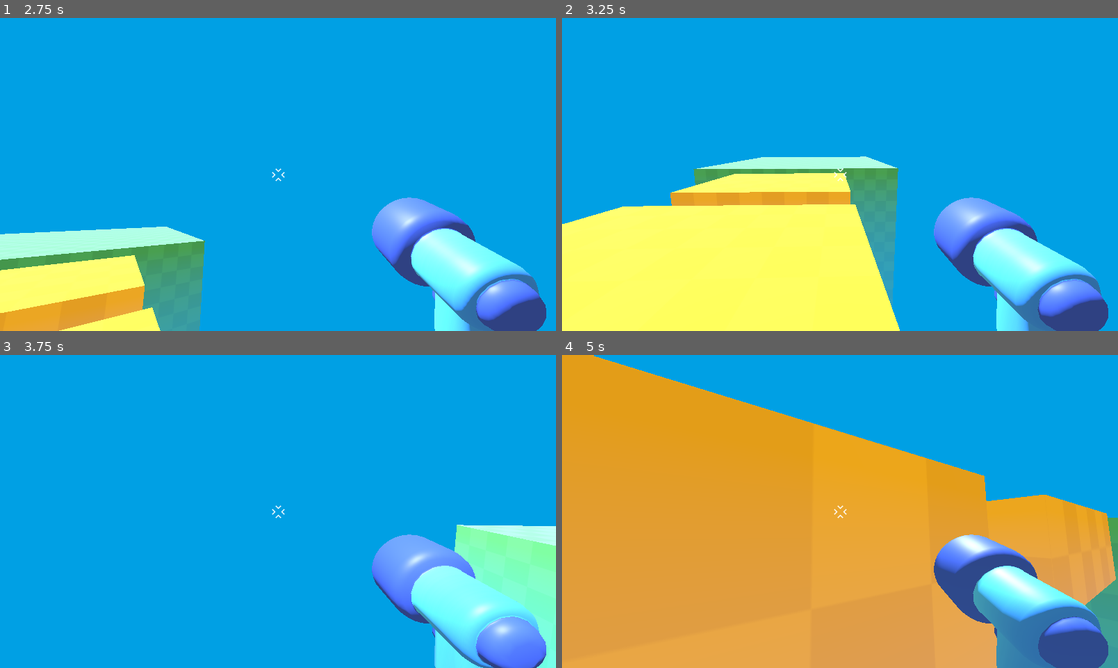
Above: before the commit, frames 1-4 (two rows, left to right).
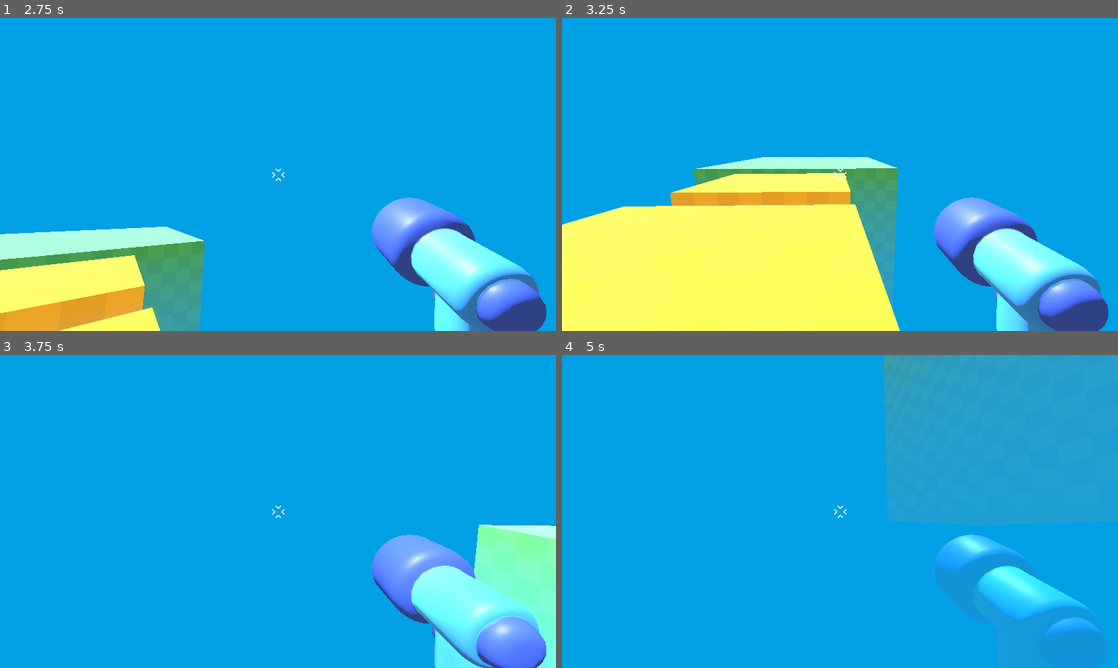
Above: after the commit, the same moments.

Repository: johnf008/Real3DGame
Game: Godot game, scene res://level/temporary_level.tscn
The game is run twice, just before and just after one commit, with the same random seed, the same clock (stepped at 60 frames per second) and the same inputs. Before the commit the project has no main scene; this scene is started directly in both runs.
Inputs (mouse positions are in pixels of both pictures, inside the frame that each line leads up to):
- Up to frame 1 (2.75 s): tap Enter at 0.5 s; move the mouse to (305, 174) at 0.52 s; hold W (move_forward) from 0.53 s (still down); tap Space (jump) at 0.77, 1.52 s; move the mouse to (250, 174) at 1.27 s; move the mouse to (289, 168) at 2.02 s
- Up to frame 2 (3.25 s): keep holding W (move_forward); move the mouse to (834, 180) at 2.77 s; tap Space (jump) at 3.02 s
- Up to frame 3 (3.75 s): keep holding W (move_forward); move the mouse to (316, 514) at 3.52 s
- Up to frame 4 (5 s): keep holding W (move_forward); tap Space (jump) at 3.77, 4.52 s; move the mouse to (795, 508) at 4.27 s

Frame 1 is identical in both runs. In frame 2, less than 0.1% of the frame differs, in the area x 0-61%, y 44-99%; in frame 3, 0.7%; in frame 4, 92%, in the area x 0-100%, y 0-100%.

Commit message:
I FORGOT TO COMITT FOR HOUR 2 BUT WITHIN MY HOUR 2 I MADE THE Level
I'm so sorry i forgot to comitt in hour 2, but pretty much from hour 2-3 i just focussed on designing the level scene. Now I'm working on firing the gun

Diff:
--- /dev/null
+++ b/Game.tscn
@@ -0,0 +1,130 @@
+[gd_scene load_steps=5 format=3 uid="uid://73nqhhcxo1bv"]
+
+[ext_resource type="Material" uid="uid://2a5sblvo4b8n" path="res://level/mainplatform.tres" id="1_u44n3"]
+[ext_resource type="PackedScene" uid="uid://r43135uudm8s" path="res://player/player.tscn" id="1_wbfu4"]
+[ext_resource type="Material" uid="uid://c0s84bplyi1qs" path="res://level/platform.tres" id="2_u44n3"]
+
+[sub_resource type="Environment" id="Environment_wbfu4"]
+background_mode = 1
+background_color = Color(0.0134248, 0.631865, 1, 1)
+ambient_light_source = 2
+ambient_light_color = Color(0.444086, 0.827813, 0.600277, 1)
+tonemap_mode = 2
+tonemap_exposure = 0.5
+fog_enabled = true
+fog_light_color = Color(0.298335, 0.65247, 0.969602, 1)
+fog_density = 0.0048
+fog_height = 0.15
+fog_height_density = 0.1
+
+[node name="Game" type="Node3D"]
+
+[node name="CSGBox3D" type="CSGBox3D" parent="."]
+transform = Transform3D(1, 0, 0, 0, 1, 0, 0, 0, 1, 0, -5, 0)
+use_collision = true
+size = Vector3(10, 10, 10)
+material = ExtResource("1_u44n3")
+
+[node name="CSGBox3D2" type="CSGBox3D" parent="."]
+transform = Transform3D(-4.37114e-08, 0, -1, 0, 1, 0, 1, 0, -4.37114e-08, 17, -5, 0)
+use_collision = true
+size = Vector3(17, 10, 10)
+material = ExtResource("1_u44n3")
+
+[node name="CSGBox3D5" type="CSGBox3D" parent="."]
+transform = Transform3D(-4.37114e-08, 0, -1, 0, 1, 0, 1, 0, -4.37114e-08, -17, -5, 0)
+use_collision = true
+size = Vector3(17, 10, 10)
+material = ExtResource("1_u44n3")
+
+[node name="CSGBox3D3" type="CSGBox3D" parent="."]
+transform = Transform3D(1, 0, 0, 0, 1, 0, 0, 0, 1, 0, -5, -17)
+use_collision = true
+size = Vector3(17, 10, 10)
+material = ExtResource("1_u44n3")
+
+[node name="CSGBox3D4" type="CSGBox3D" parent="."]
+transform = Transform3D(1, 0, 0, 0, 1, 0, 0, 0, 1, 0, -5, 17)
+use_collision = true
+size = Vector3(17, 10, 10)
+material = ExtResource("1_u44n3")
+
+[node name="CSGBox3D6" type="CSGBox3D" parent="."]
+transform = Transform3D(1, 0, 0, 0, 1, 0, 0, 0, 1, 20.5, 2.5, 14)
+use_collision = true
+size = Vector3(5, 1, 5)
+material = ExtResource("2_u44n3")
+
+[node name="CSGBox3D12" type="CSGBox3D" parent="."]
+transform = Transform3D(1, 0, 0, 0, 1, 0, 0, 0, 1, 20.5, 2.5, -13)
+use_collision = true
+size = Vector3(5, 1, 5)
+material = ExtResource("2_u44n3")
+
+[node name="CSGBox3D8" type="CSGBox3D" parent="."]
+transform = Transform3D(1, 0, 0, 0, 1, 0, 0, 0, 1, -19.5, 2.5, 14)
+use_collision = true
+size = Vector3(5, 1, 5)
+material = ExtResource("2_u44n3")
+
+[node name="CSGBox3D10" type="CSGBox3D" parent="."]
+transform = Transform3D(1, 0, 0, 0, 1, 0, 0, 0, 1, -19.5, 2.5, -13)
+use_collision = true
+size = Vector3(5, 1, 5)
+material = ExtResource("2_u44n3")
+
+[node name="CSGBox3D7" type="CSGBox3D" parent="."]
+transform = Transform3D(1, 0, 0, 0, 1, 0, 0, 0, 1, 13.5, 2.5, 19)
+use_collision = true
+size = Vector3(5, 1, 5)
+material = ExtResource("2_u44n3")
+
+[node name="CSGBox3D13" type="CSGBox3D" parent="."]
+transform = Transform3D(1, 0, 0, 0, 1, 0, 0, 0, 1, 13.5, 2.5, -18)
+use_collision = true
+size = Vector3(5, 1, 5)
+material = ExtResource("2_u44n3")
+
+[node name="CSGBox3D14" type="CSGBox3D" parent="."]
+transform = Transform3D(1, 0, 0, 0, 1, 0, 0, 0, 1, 0.000923157, -0.5, -8.49738)
+use_collision = true
+size = Vector3(2, 1, 6.99939)
+material = ExtResource("2_u44n3")
+
+[node name="CSGBox3D15" type="CSGBox3D" parent="."]
+transform = Transform3D(1, 0, 0, 0, 1, 0, 0, 0, 1, 0.000923157, -0.5, 8.5103)
+use_collision = true
+size = Vector3(2, 1, 6.99939)
+material = ExtResource("2_u44n3")
+
+[node name="CSGBox3D17" type="CSGBox3D" parent="."]
+transform = Transform3D(-4.37114e-08, 0, 1, 0, 1, 0, -1, 0, -4.37114e-08, 8.50094, -0.5, -0.00552654)
+use_collision = true
+size = Vector3(2, 1, 6.99939)
+material = ExtResource("2_u44n3")
+
+[node name="CSGBox3D18" type="CSGBox3D" parent="."]
+transform = Transform3D(-4.37114e-08, 0, 1, 0, 1, 0, -1, 0, -4.37114e-08, -8.50125, -0.5, -0.00552654)
+use_collision = true
+size = Vector3(2, 1, 6.99939)
+material = ExtResource("2_u44n3")
+
+[node name="CSGBox3D9" type="CSGBox3D" parent="."]
+transform = Transform3D(1, 0, 0, 0, 1, 0, 0, 0, 1, -13.5, 2.5, 19)
+use_collision = true
+size = Vector3(5, 1, 5)
+material = ExtResource("2_u44n3")
+
+[node name="CSGBox3D11" type="CSGBox3D" parent="."]
+transform = Transform3D(1, 0, 0, 0, 1, 0, 0, 0, 1, -13.5, 2.5, -19)
+use_collision = true
+size = Vector3(5, 1, 5)
+material = ExtResource("2_u44n3")
+
+[node name="Player" parent="." instance=ExtResource("1_wbfu4")]
+
+[node name="DirectionalLight3D" type="DirectionalLight3D" parent="."]
+transform = Transform3D(1, 0, 0, 0, -0.707107, 0.707107, 0, -0.707107, -0.707107, 0, 5, -6)
+
+[node name="WorldEnvironment" type="WorldEnvironment" parent="."]
+environment = SubResource("Environment_wbfu4")
--- /dev/null
+++ b/level/mainplatform.tres
@@ -0,0 +1,8 @@
+[gd_resource type="StandardMaterial3D" load_steps=2 format=3 uid="uid://2a5sblvo4b8n"]
+
+[ext_resource type="Texture2D" uid="uid://6kebcy8fvern" path="res://level/checkboard.png" id="1_3pksv"]
+
+[resource]
+albedo_color = Color(0, 0.652028, 0.105915, 1)
+albedo_texture = ExtResource("1_3pksv")
+uv1_triplanar = true
--- /dev/null
+++ b/level/platform.tres
@@ -0,0 +1,8 @@
+[gd_resource type="StandardMaterial3D" load_steps=2 format=3 uid="uid://c0s84bplyi1qs"]
+
+[ext_resource type="Texture2D" uid="uid://6kebcy8fvern" path="res://level/checkboard.png" id="1_v070j"]
+
+[resource]
+albedo_color = Color(0.871266, 0.343971, 0.494642, 1)
+albedo_texture = ExtResource("1_v070j")
+uv1_triplanar = true
--- a/node_3d.tscn
+++ b/node_3d.tscn
@@ -1,3 +1,3 @@
 [gd_scene format=3 uid="uid://bwte3p2koamoa"]
 
-[node name="Node3D" type="Node3D"]
+[node name="Game" type="Node3D"]
--- /dev/null
+++ b/player/bullet_3d.gd
@@ -0,0 +1,12 @@
+extends Area3D
+
+const SPEED = 3.0
+const RANGE = 40.0
+
+var travelled_distance = 0.0
+
+func _physics_process(delta):
+	position += -transform.basis.z * SPEED * delta
+	travelled_distance += SPEED * delta
+	if travelled_distance >= RANGE:
+		queue_free()
--- /dev/null
+++ b/player/bullet_3d.tscn
@@ -0,0 +1,16 @@
+[gd_scene load_steps=4 format=3 uid="uid://d10eirsawe8po"]
+
+[ext_resource type="Script" uid="uid://x5j5vlyegilg" path="res://player/bullet_3d.gd" id="1_hgguu"]
+[ext_resource type="PackedScene" uid="uid://b2h82vvj6svwc" path="res://player/projectile/projectile_3d.tscn" id="1_kixxk"]
+
+[sub_resource type="SphereShape3D" id="SphereShape3D_hgguu"]
+radius = 0.0655358
+
+[node name="Bullet3D" type="Area3D"]
+script = ExtResource("1_hgguu")
+
+[node name="CollisionShape3D" type="CollisionShape3D" parent="."]
+shape = SubResource("SphereShape3D_hgguu")
+
+[node name="Projectile3D" parent="." instance=ExtResource("1_kixxk")]
+transform = Transform3D(-0.0029565, 0, 0.199978, 0, 0.2, 0, -0.199978, 0, -0.0029565, 0, 0, 0)
--- a/player/player.tscn
+++ b/player/player.tscn
@@ -1,8 +1,9 @@
-[gd_scene load_steps=5 format=3 uid="uid://r43135uudm8s"]
+[gd_scene load_steps=6 format=3 uid="uid://r43135uudm8s"]
 
 [ext_resource type="PackedScene" uid="uid://ckljxyty6a5ym" path="res://player/simple_gun/gun_model.glb" id="1_oul6g"]
 [ext_resource type="Script" uid="uid://bupy5x0lyrleq" path="res://player/player.gd" id="1_rkbax"]
 [ext_resource type="Texture2D" uid="uid://cmqp1oekw7mns" path="res://player/reticle.png" id="3_g1dw6"]
+[ext_resource type="PackedScene" uid="uid://d10eirsawe8po" path="res://player/bullet_3d.tscn" id="3_yw30f"]
 
 [sub_resource type="CapsuleShape3D" id="CapsuleShape3D_kqu6x"]
 
@@ -20,6 +21,13 @@
 [node name="gun_model" parent="Camera3D" instance=ExtResource("1_oul6g")]
 transform = Transform3D(-0.284859, -0.000484184, 0.00245857, -3.77195e-09, 0.279501, 0.0550437, -0.00250581, 0.0550416, -0.279491, 0.329454, -0.176189, -0.391612)
 
+[node name="Marker3D" type="Marker3D" parent="Camera3D"]
+transform = Transform3D(1, 0, 0, 0, 1, 0, 0, 0, 1, 0.347321, -0.134025, -0.540602)
+
+[node name="Bullet3D" parent="Camera3D/Marker3D" instance=ExtResource("3_yw30f")]
+transform = Transform3D(1, 0, 0, 0, 1, 0, 0, 0, 1, 0.339395, 1.46311, -0.550586)
+top_level = true
+
 [node name="Reticle" type="TextureRect" parent="."]
 anchors_preset = 8
 anchor_left = 0.5
--- /dev/null
+++ b/player/projectile/projectile_3d.tscn
@@ -0,0 +1,15 @@
+[gd_scene load_steps=4 format=3 uid="uid://b2h82vvj6svwc"]
+
+[ext_resource type="PackedScene" uid="uid://sfoox6cqcavh" path="res://player/projectile/projectile_model.glb" id="1_ndq6i"]
+[ext_resource type="Shader" uid="uid://b4wc5wsyakc0a" path="res://player/projectile/projectile.gdshader" id="2_chfaf"]
+
+[sub_resource type="ShaderMaterial" id="ShaderMaterial_htc8w"]
+render_priority = 0
+shader = ExtResource("2_chfaf")
+shader_parameter/tail_color = Color(0.842269, 0.573078, 9.62615e-07, 1)
+shader_parameter/head_color = Color(0.991114, 0.735392, 0.339175, 1)
+
+[node name="Projectile3D" instance=ExtResource("1_ndq6i")]
+
+[node name="Projectile" parent="." index="0"]
+material_override = SubResource("ShaderMaterial_htc8w")
--- a/project.godot
+++ b/project.godot
@@ -11,6 +11,7 @@
 [application]
 
 config/name="The_Best_3D_Game"
+run/main_scene="uid://73nqhhcxo1bv"
 config/features=PackedStringArray("4.4", "Forward Plus")
 config/icon="res://icon.svg"
 
Not shown, added: player/bullet_3d.gd.uid
